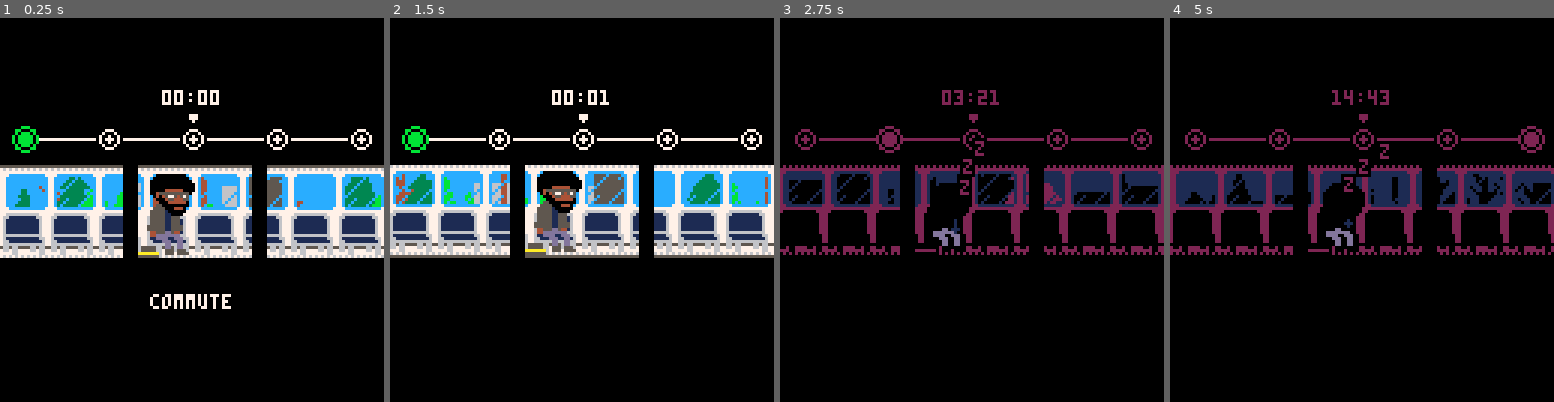
Above: before the commit, frames 1-4 (left to right).
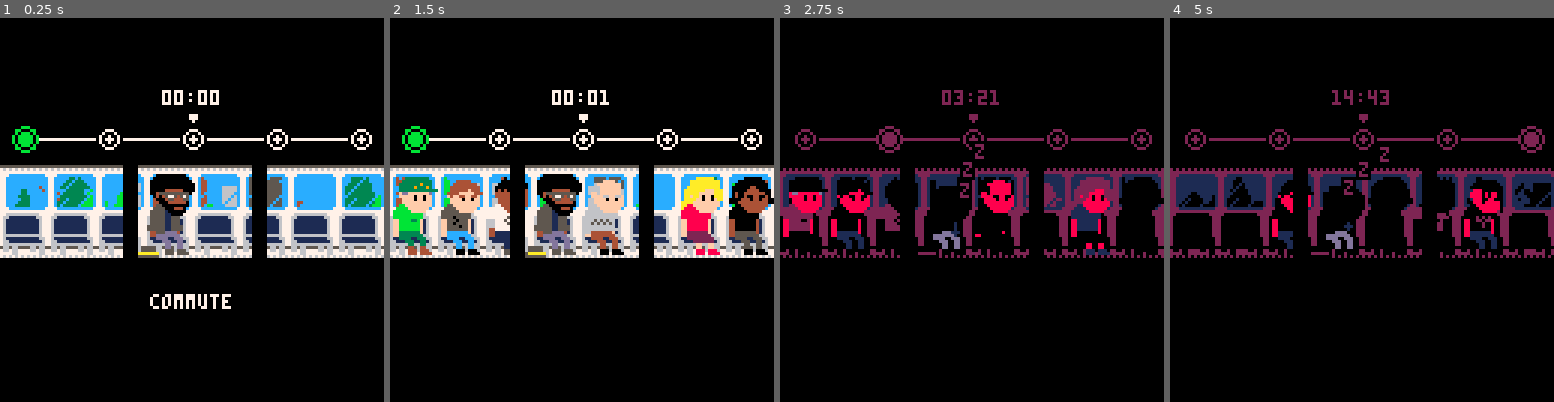
Above: after the commit, the same moments.

Repository: seleb/YOUjam2016
Game: PICO-8 cartridge youjam.p8
Two runs of this game, one before a commit and one after it. Both use one fixed random seed, a clock stepped at 60 frames per second and the inputs below.
Inputs:
- Up to frame 1 (0.25 s): no input
- Up to frame 2 (1.5 s): tap X (X key) at 0.33, 1.07 s; tap O (Z key) at 0.7 s
- Up to frame 3 (2.75 s): hold Right 1.6-2.1 s; tap O (Z key) at 1.7, 2.1, 2.5 s; tap X (X key) at 1.85 s; hold Up 2.15-2.42 s; hold Right from 2.47 s (still down)
- Up to frame 4 (5 s): tap O (Z key) every 0.4 s from 2.9 to 4.9 s; tap X (X key) at 2.97, 4.08 s; release Right at 3.03 s; hold Left 3.08-3.58 s; hold Down 3.63-3.97 s; hold Right 4.02-4.68 s; hold Up from 4.73 s (still down)

The runs differ from the first frame. In frame 1, less than 0.1% of the frame differs, in the area x 44-47%, y 55-57%; in frame 2, 13%, in the area x 0-100%, y 38-63%; in frame 3, 8.2%; in frame 4, 6.7%.

Commit message:
passengers

Diff:
--- a/youjam.p8
+++ b/youjam.p8
@@ -33,6 +33,9 @@
  gameover=false
 
  delay=30
+
+ passengers=0
+
 end
 
 darker={
@@ -106,6 +109,20 @@
    line(x-3,y-3,x+3,y-3,10)
   end
 
+  -- passengers
+  if passengers!=0 then
+   srand(passengers)
+   a={0,1,2,3,4,5,6,7}
+   for i=0,7 do
+    if i!=3 and rnd()<0.5 then
+     s=a[flr(rnd(#a))+1]
+     del(a,s)
+     s=s*2+64
+     spr(s,i*16,y-32, 2,4)
+    end
+   end
+  end
+
   -- v bars
   rectfill(128/3-2,0,128/3+2,127,0)
   rectfill(128/3*2-2,0,128/3*2+2,127,0)
@@ -124,7 +141,7 @@
   line(8,0,(128-16)/pos_max*pos+8,0,11)
   for i = 0,(stops-1) do
    circfill((128-16)/(stops-1)*i+8,0,4,0)
-   r=1
+   local r=1
    if abs(pos/pos_max - i/(stops-1)) < 0.03 then
     r+=1
     color(11)
@@ -178,7 +195,7 @@
    end
 
    if delay < 30 then
-    if sleepy_avg > 0.8 then
+    if sleepy_avg > 0.75 then
      s="and well-rested"
     elseif sleepy_avg > 0.5 then
      s="and mostly awake"
@@ -198,6 +215,9 @@
 end
 
 function _update()
+ -- normal rng
+ srand(r)
+ r=rnd()
 
  poke(0x3200+65,10-sleepy/sleepy_max*8)
  delay-=1
@@ -206,6 +226,7 @@
    sfx"1"
    music""
    menu=false
+   passengers=rnd()
   end
  elseif gameover then
   if delay<0 and btnp()!=0 then
@@ -221,16 +242,23 @@
   end
   sleepy=mid(0,sleepy,sleepy_max)
 
+  local ppos=pos
   pos+=max(0.33,sleepy)/100*direction
   timer+=max(0.33,sleepy)
 
+  -- change passengers at stops
+  if flr(ppos/pos_max*(stops-1)) != flr(pos/pos_max*(stops-1)) then
+   passengers=flr(rnd(999))
+  end
+
   if pos > pos_max then
-   pos=pos_max
+   pos=pos_max-0.0001
    direction=-1
   elseif pos < 0 then
    pos=0
    direction=1
   end
+
 
   sleepy_avg=(sleepy_avg*n+sleepy/sleepy_max)/(n+1)
   n+=1
Not shown, changed: 27 lines of the sprite sheet (__gfx__) section of youjam.p8
